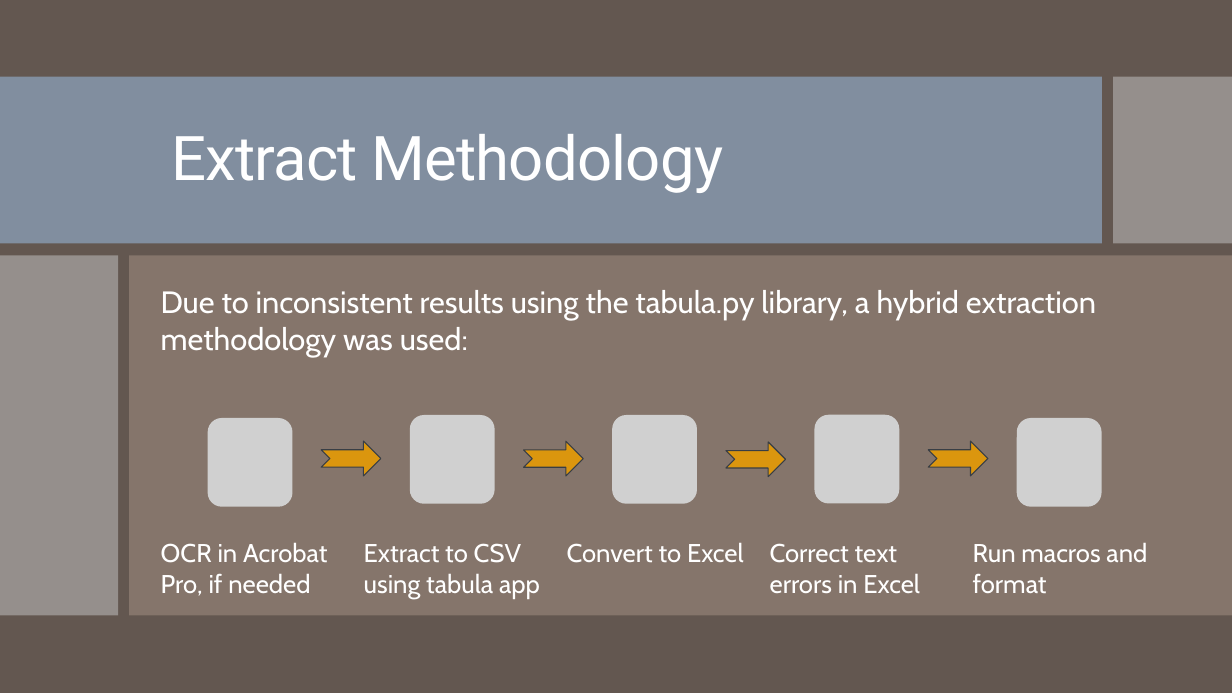
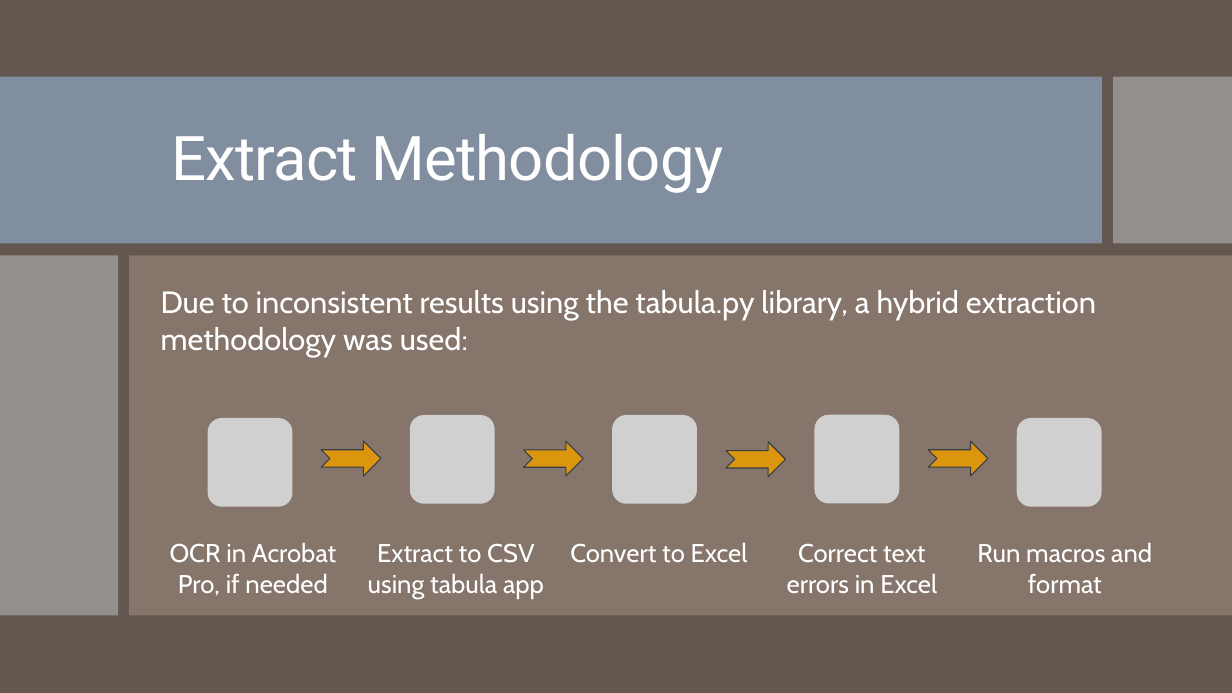
Before and after one commit to tamimcm416/congressional_data_scrape, a slide deck: slide 10 of Data Scrape and Validation Presentation.pptx. Drawn at 1232x693 pixels with LibreOffice and Linux fonts; fonts in the diff are those of the drawing; grey boxes stand for pictures. Boxes give left, top, right and bottom in pixels: in the first picture for what was removed or moved away, otherwise in the second. Text is boxed around its words. In the diff, an @@ line names an element or a change of style, - is before the commit and + after.

```diff
--- a/Data Scrape and Validation Presentation.pptx
+++ b/Data Scrape and Validation Presentation.pptx
@@ table at box(152, 394, 1168, 678) @@
@@ alignment left to centre @@
```
Also in this commit, not shown: 3 other slides changed.
